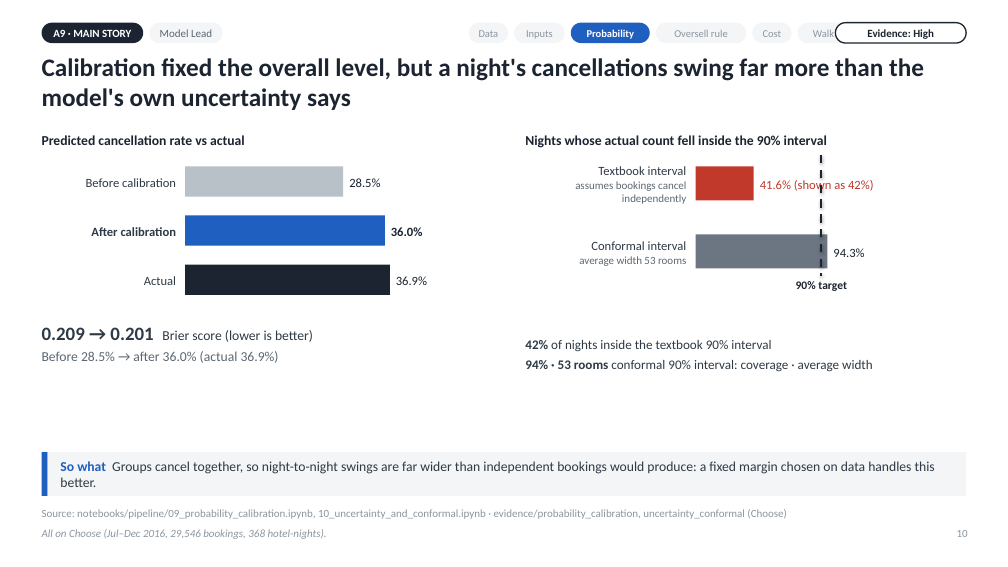
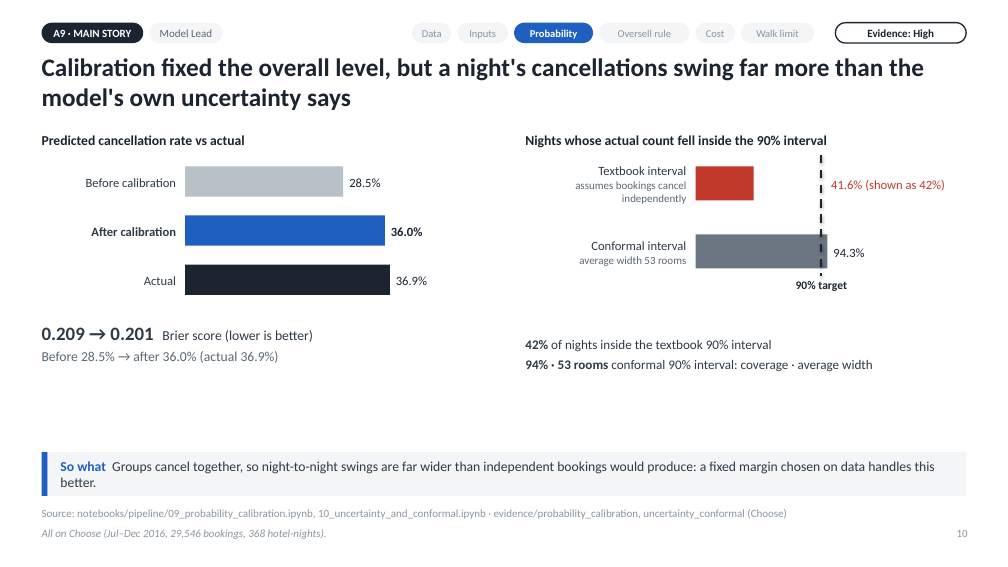
Before and after one commit to rohitpandeyai-star/IIT_GN_W06, a slide deck: slide 10 of Hotel_Overbooking_Executive_Deck.pptx. Drawn at 1008x567 pixels with LibreOffice and Linux fonts; fonts in the diff are those of the drawing. Boxes give left, top, right and bottom in pixels: in the first picture for what was removed or moved away, otherwise in the second. Text is boxed around its words. In the diff, an @@ line names an element or a change of style, - is before the commit and + after.

Commit message:
Improve executive deck layout and mapping
Refine chart, table, and text sizing to improve slide readability, and generate the original-to-executive slide mapping from slide codes for consistent references.

```diff
--- a/Hotel_Overbooking_Executive_Deck.pptx
+++ b/Hotel_Overbooking_Executive_Deck.pptx
@@ 6 rounded rectangles: place and size @@
-6 rounded rectangles at [469, 23, 871, 43]
+6 rounded rectangles at [412, 23, 814, 43]
@@ text "41.6% (shown as 42%)": place and size @@
-text "41.6% (shown as 42%)" at [760, 180, 874, 192]
+text "41.6% (shown as 42%)" at [831, 180, 945, 191]
```
Also in this commit, not shown: 14 other slides changed, 7 other files.
